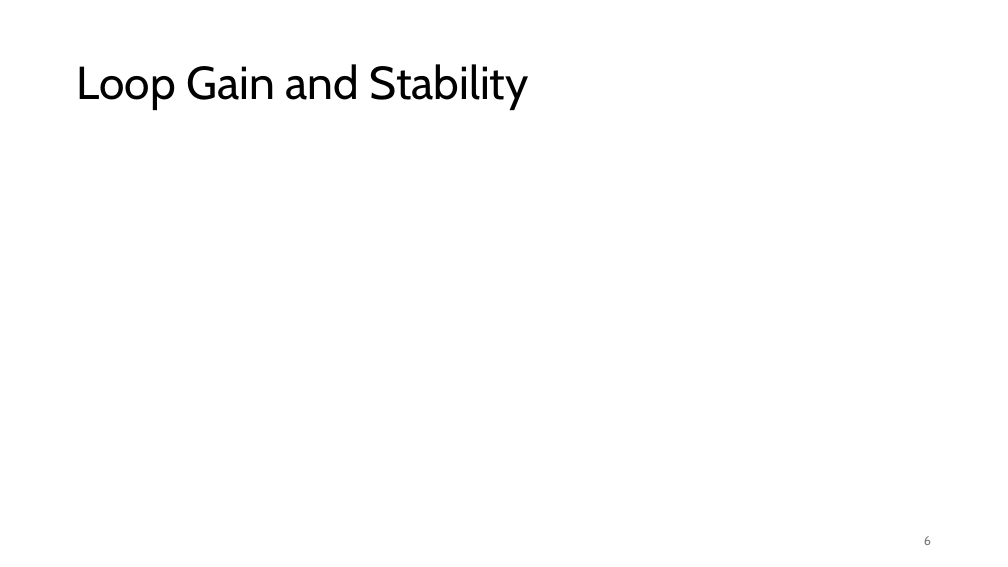
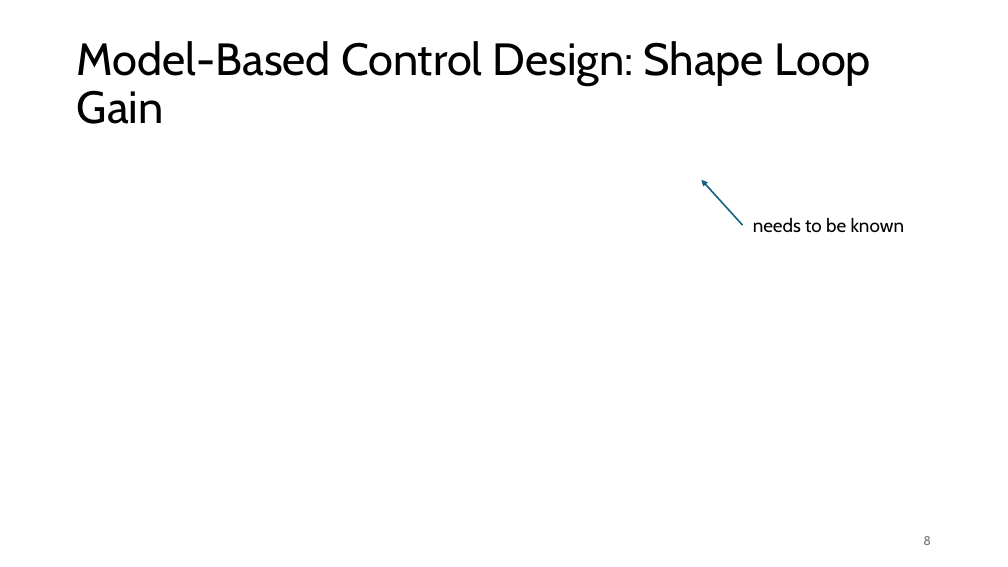
Before and after one commit to FelixWick/control_engineering, a slide deck: slide 8 of slides/5_controller_design.pptx (slide 6 before the commit). Drawn at 1008x567 pixels with LibreOffice and Linux fonts; fonts in the diff are those of the drawing; grey boxes stand for pictures. Boxes give left, top, right and bottom in pixels: in the first picture for what was removed or moved away, otherwise in the second. Text is boxed around its words. In the diff, an @@ line names an element or a change of style, - is before the commit and + after.

Commit message:
controller design continued

```diff
--- a/slides/5_controller_design.pptx
+++ b/slides/5_controller_design.pptx
@@ title at (x1=77, y1=41, x2=871, y2=124): text changed; size 44 to 43 pt @@
-Loop Gain and Stability
+Model-Based Control Design: Shape Loop Gain
@@ arrow added from (743, 225) to (702, 180), #156082 1.5 pt @@
@@ text added at (x1=753, y1=217, x2=905, y2=233), 18 pt, text #000000 @@
+needs to be known
@@ page number at (x1=923, y1=536, x2=931, y2=545): text changed @@
-6
+8
```
Also in this commit, not shown: 12 other slides changed, 9 slides added, 4 other files.
